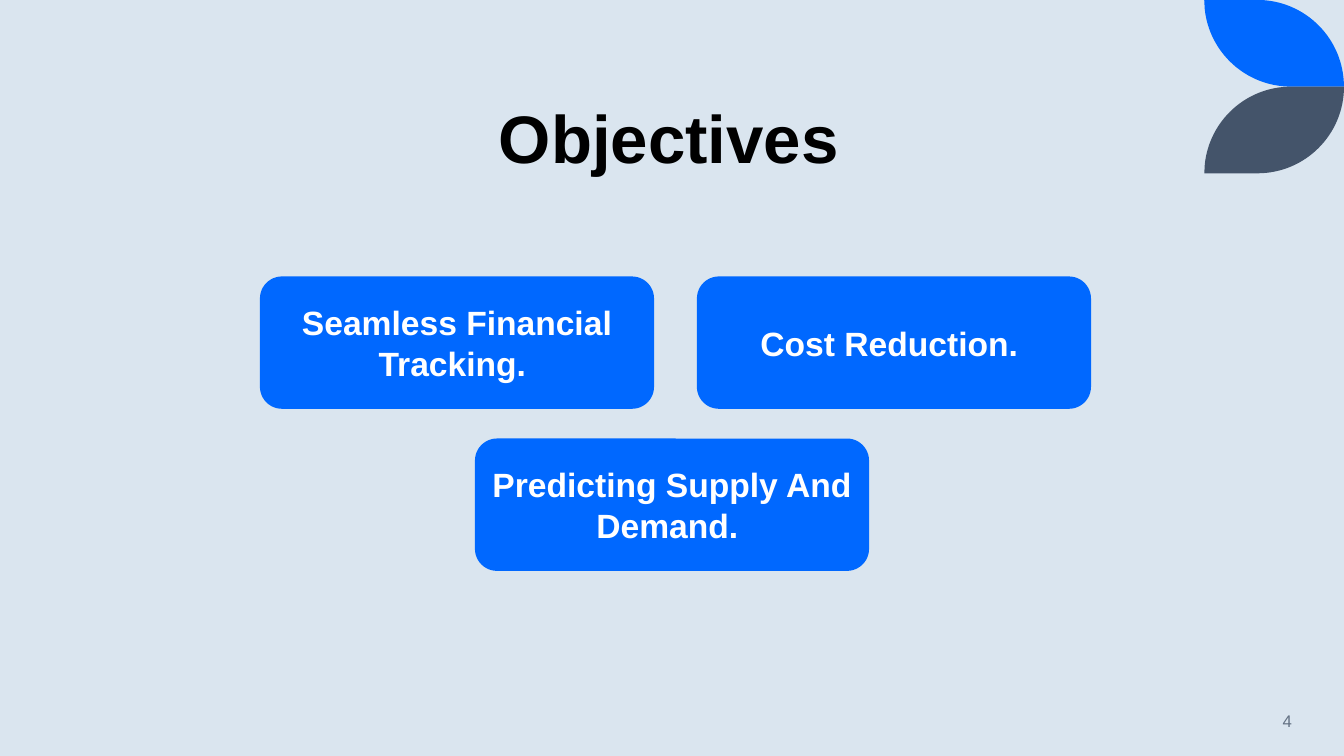
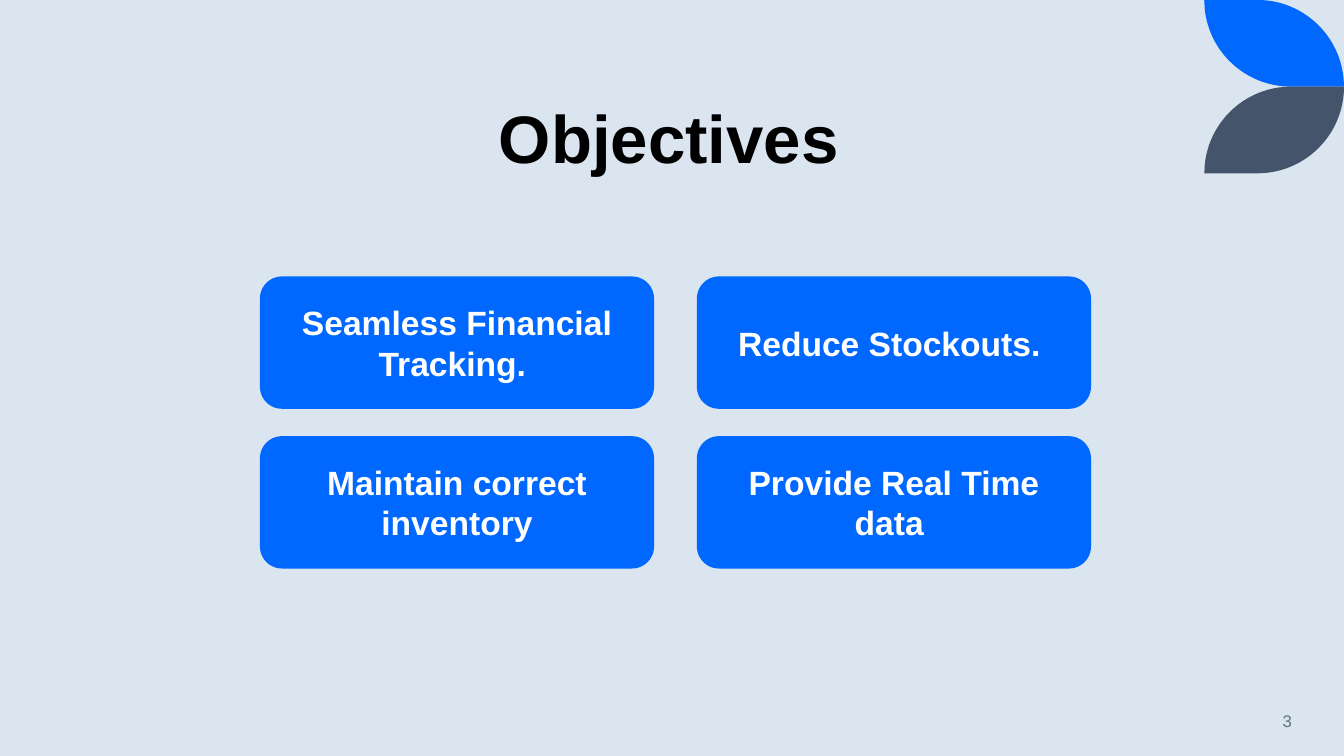
Before and after one commit to FathimaRushdha12/SRS-doc, a slide deck: slide 3 of IMS proposal.pptx (slide 4 before the commit). Drawn at 1344x756 pixels with LibreOffice and Linux fonts; fonts in the diff are those of the drawing. Boxes give left, top, right and bottom in pixels: in the first picture for what was removed or moved away, otherwise in the second. Text is boxed around its words. In the diff, an @@ line names an element or a change of style, - is before the commit and + after.

```diff
--- a/IMS proposal.pptx
+++ b/IMS proposal.pptx
@@ text in rounded rectangle at (x1=738, y1=331, x2=1041, y2=357): text changed @@
-Cost Reduction.
+Reduce Stockouts.
@@ rounded rectangle "Maintain correct inventory" moved from (x1=475, y1=439, x2=869, y2=571) to (x1=260, y1=437, x2=654, y2=569) @@
@@ rounded rectangle added at (x1=697, y1=437, x2=1091, y2=569), fill #0068FF, 24 pt, text #FFFFFF, bold @@
+Provide Real Time data
@@ text in rounded rectangle at (x1=327, y1=470, x2=587, y2=542): text changed @@
-Predicting Supply And Demand.
+Maintain correct inventory
@@ page number at (x1=1283, y1=715, x2=1292, y2=727): text changed @@
-4
+3
```
Also in this commit, not shown: 1 other slide changed, 4 slides removed.
